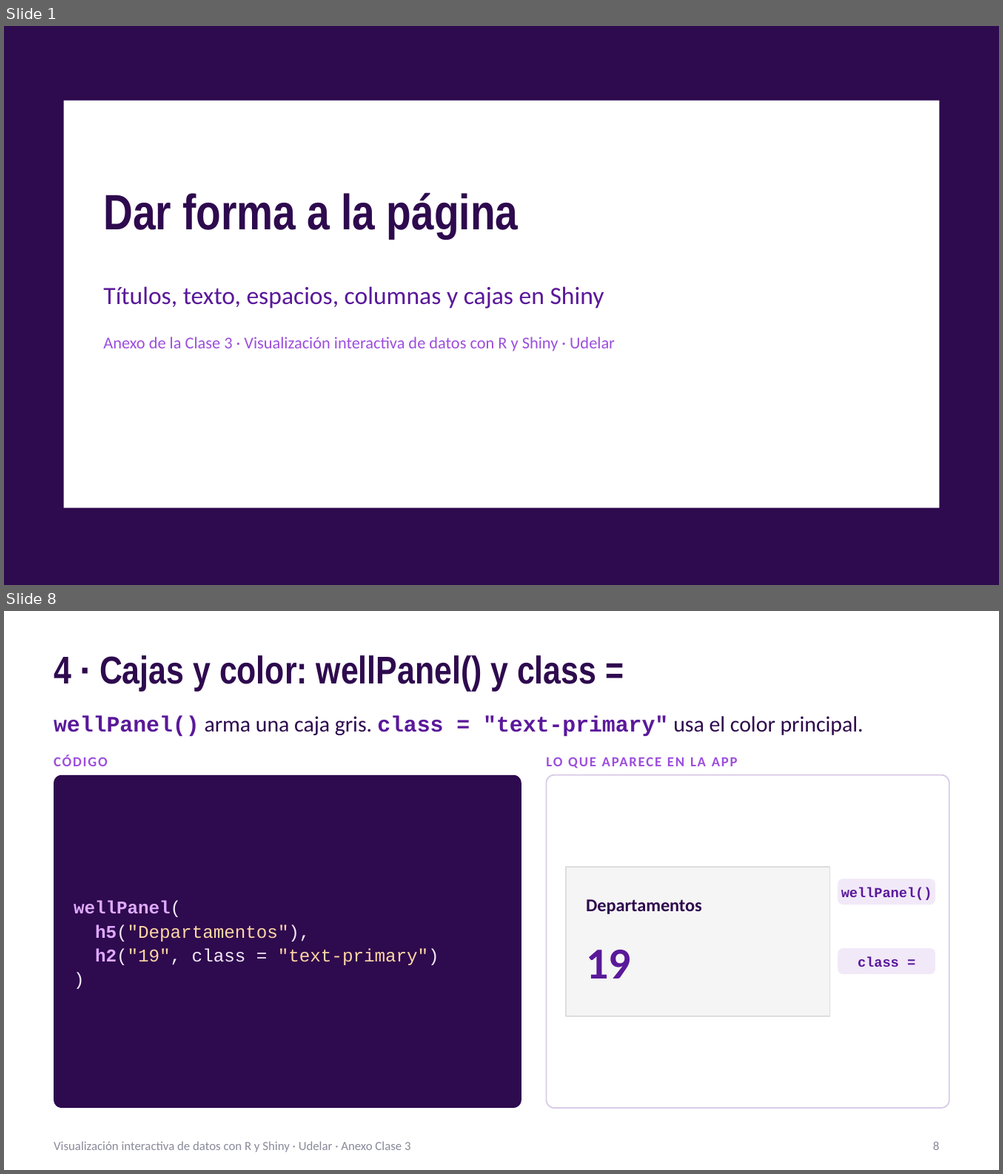
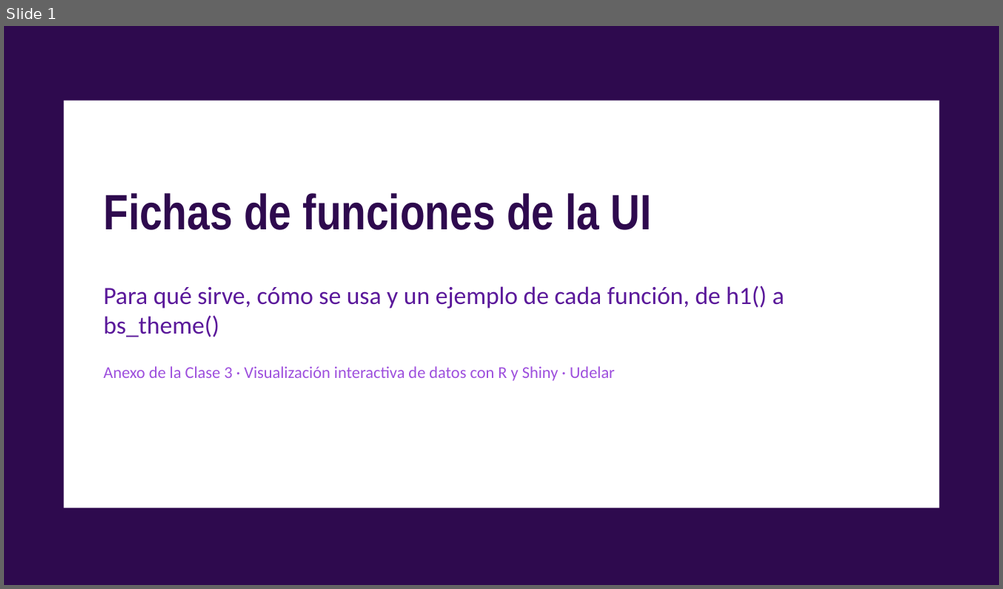
Before and after one commit to nahura99/visualizacion_datos_shiny, a slide deck: clase3/clase3_anexo_ui.pptx. Shown one above the other, each under a label of ours: slides 1 and 8 before the commit, slide 1 after it; the slides between them are not shown. The pictures are 1003x1174 and 1003x589 pixels, drawn with LibreOffice and Linux fonts; fonts in the diff are those of the drawing. Boxes give left, top, right and bottom in pixels: in the first picture for what was removed or moved away, otherwise in the second. Text is boxed around its words. In the diff, an @@ line names an element or a change of style, - is before the commit and + after.

```diff
--- a/clase3/clase3_anexo_ui.pptx
+++ b/clase3/clase3_anexo_ui.pptx
@@ slide 8 removed at [4, 611, 999, 1170], background #FFFFFF @@
@@ title removed at [54, 655, 596, 692] @@
-4 · Cajas y color: wellPanel() y class =
@@ text removed at [54, 716, 863, 737] @@
-wellPanel() arma una caja gris. class = "text-primary" usa el color principal.
@@ text removed at [54, 755, 108, 766] @@
-CÓDIGO
@@ text removed at [546, 758, 737, 769] @@
-LO QUE APARECE EN LA APP
@@ rounded rectangle removed at [54, 775, 521, 1108] @@
@@ rounded rectangle removed at [546, 775, 949, 1108] @@
@@ rectangle removed at [566, 868, 830, 1017] @@
@@ rounded rectangle removed at [837, 879, 935, 904] @@
@@ text removed at [841, 888, 932, 900] @@
-wellPanel()
@@ text removed at [74, 901, 439, 965] @@
-wellPanel(
-h5("Departamentos"),
-h2("19", class = "text-primary")
-)
@@ text removed at [586, 900, 702, 914] @@
-Departamentos
@@ text removed at [586, 950, 630, 979] @@
-19
@@ rounded rectangle removed at [837, 949, 935, 975] @@
@@ text removed at [857, 957, 899, 967] @@
-class =
@@ text removed at [54, 1142, 411, 1153] @@
-Visualización interactiva de datos con R y Shiny · Udelar · Anexo Clase 3
@@ page number removed at [933, 1142, 939, 1150] @@
-8
@@ slide 1 changed as well @@
@@ title at [103, 193, 652, 230]: text changed @@
-Dar forma a la página
+Fichas de funciones de la UI
@@ text at [103, 286, 784, 338]: text changed @@
-Títulos, texto, espacios, columnas y cajas en Shiny
+Para qué sirve, cómo se usa y un ejemplo de cada función, de h1() a bs_theme()
```
Also in this commit, not shown: 1 other slide changed, 20 slides added, 7 other slides removed.
